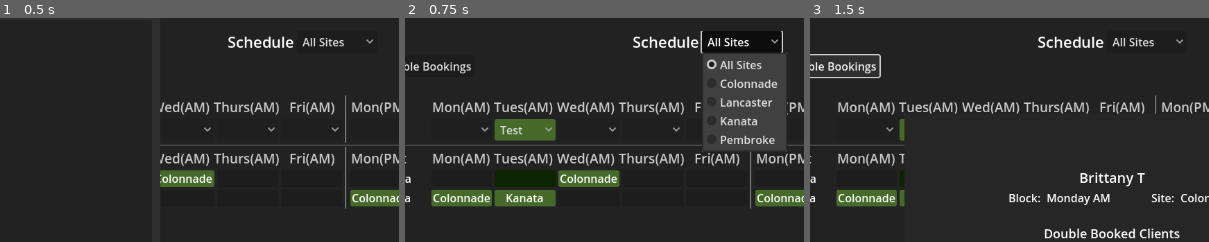
Above: before the commit, frames 1-3 (left to right).
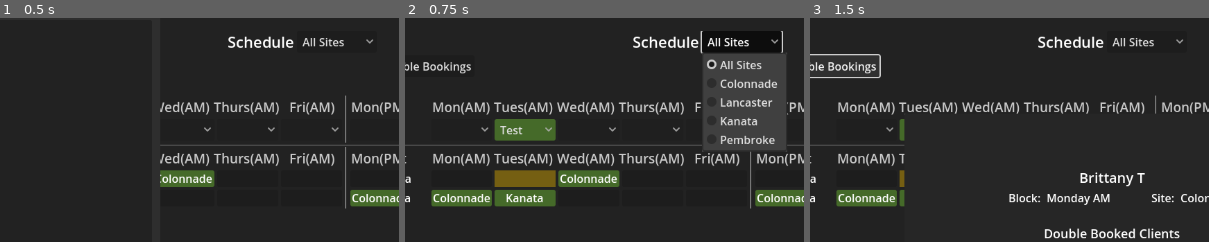
Above: after the commit, the same moments.

Repository: Nishi790/caseload_assigner
Game: Godot game, scene res://main_view.tscn
The game is run twice, just before and just after one commit, with the same random seed, the same clock (stepped at 60 frames per second) and the same inputs.
Inputs:
- Up to frame 1 (0.5 s): no input
- Up to frame 2 (0.75 s): click "All Sites" at 0.5 s
- Up to frame 3 (1.5 s): click "Check for Double Bookings" at 1.25 s
The pictures show only the part of the screen within x 12-62%, y 6-55%; the shares and areas given below are measured in that part.

Frame 1 is identical in both runs. In frame 2, 1.2% of the frame differs, in the area x 22-38%, y 67-76%; in frame 3, 0.1%.
Error in both runs: Trying to assign value of type 'Nil' to a variable of type 'Dictionary'. (res://UI/double_booking_panel.gd:29)

Commit message:
Add list of therapists in available therapists summary

Diff:
--- a/UI/summary_page.tscn
+++ b/UI/summary_page.tscn
@@ -98,6 +98,7 @@
 
 [node name="MondayAM" type="Label" parent="Flags/OpenTherapistCounts/MondayAMPanel"]
 layout_mode = 2
+mouse_filter = 1
 horizontal_alignment = 1
 
 [node name="TuesdayAMPanel" type="PanelContainer" parent="Flags/OpenTherapistCounts"]
@@ -106,6 +107,7 @@
 
 [node name="TuesdayAM" type="Label" parent="Flags/OpenTherapistCounts/TuesdayAMPanel"]
 layout_mode = 2
+mouse_filter = 1
 horizontal_alignment = 1
 
 [node name="WednesdayAMPanel" type="PanelContainer" parent="Flags/OpenTherapistCounts"]
@@ -114,6 +116,7 @@
 
 [node name="WednesdayAM" type="Label" parent="Flags/OpenTherapistCounts/WednesdayAMPanel"]
 layout_mode = 2
+mouse_filter = 1
 horizontal_alignment = 1
 
 [node name="ThursdayAMPanel" type="PanelContainer" parent="Flags/OpenTherapistCounts"]
@@ -122,6 +125,7 @@
 
 [node name="ThursdayAM" type="Label" parent="Flags/OpenTherapistCounts/ThursdayAMPanel"]
 layout_mode = 2
+mouse_filter = 1
 horizontal_alignment = 1
 
 [node name="FridayAMPanel" type="PanelContainer" parent="Flags/OpenTherapistCounts"]
@@ -130,6 +134,7 @@
 
 [node name="FridayAM" type="Label" parent="Flags/OpenTherapistCounts/FridayAMPanel"]
 layout_mode = 2
+mouse_filter = 1
 horizontal_alignment = 1
 
 [node name="AfternoonLabel" type="PanelContainer" parent="Flags/OpenTherapistCounts"]
@@ -146,6 +151,7 @@
 
 [node name="MondayPM" type="Label" parent="Flags/OpenTherapistCounts/MondayPMPanel"]
 layout_mode = 2
+mouse_filter = 1
 horizontal_alignment = 1
 
 [node name="TuesdayPMPanel" type="PanelContainer" parent="Flags/OpenTherapistCounts"]
@@ -154,6 +160,7 @@
 
 [node name="TuesdayPM" type="Label" parent="Flags/OpenTherapistCounts/TuesdayPMPanel"]
 layout_mode = 2
+mouse_filter = 1
 horizontal_alignment = 1
 
 [node name="WednesdayPMPanel" type="PanelContainer" parent="Flags/OpenTherapistCounts"]
@@ -162,6 +169,7 @@
 
 [node name="WednesdayPM" type="Label" parent="Flags/OpenTherapistCounts/WednesdayPMPanel"]
 layout_mode = 2
+mouse_filter = 1
 horizontal_alignment = 1
 
 [node name="ThursdayPMPanel" type="PanelContainer" parent="Flags/OpenTherapistCounts"]
@@ -170,6 +178,7 @@
 
 [node name="ThursdayPM" type="Label" parent="Flags/OpenTherapistCounts/ThursdayPMPanel"]
 layout_mode = 2
+mouse_filter = 1
 horizontal_alignment = 1
 
 [node name="FridayPMPanel" type="PanelContainer" parent="Flags/OpenTherapistCounts"]
@@ -178,6 +187,7 @@
 
 [node name="FridayPM" type="Label" parent="Flags/OpenTherapistCounts/FridayPMPanel"]
 layout_mode = 2
+mouse_filter = 1
 text = "1"
 horizontal_alignment = 1
 
--- a/UI/summary_section.gd
+++ b/UI/summary_section.gd
@@ -40,6 +40,17 @@
 var labels: Array[Label]
 var unfilled_entries: Array[UnfilledClientDisplay]
 var request_entries: Array[RequestedSlotDisplay]
+
+var mon_am_thx_list: Array[String]
+var mon_pm_thx_list: Array[String]
+var tues_am_thx_list: Array[String]
+var tues_pm_thx_list: Array[String]
+var wed_am_thx_list: Array[String]
+var wed_pm_thx_list: Array[String]
+var thurs_am_thx_list: Array[String]
+var thurs_pm_thx_list: Array[String]
+var fri_am_thx_list: Array[String]
+var fri_pm_thx_list: Array[String]
 
 var site: Schedule.Site
 
@@ -78,10 +89,10 @@
 	CaseloadData.alphabetize_lists()
 	for thx: Therapist in CaseloadData.alphabetical_staff:
 		for block: Schedule.Block in thx.admin_blocks:
-			if site != Schedule.Site.ALL_SITES and thx.work_schedule[block] == site:
-				increment_block_count(block)
-			elif site == Schedule.Site.ALL_SITES:
-				increment_block_count(block)
+			if site == Schedule.Site.ALL_SITES:
+				increment_block_count(block, thx.therapist_name)
+			elif thx.work_schedule[block] == site:
+				increment_block_count(block, thx.therapist_name)
 			else:
 				continue
 
@@ -176,15 +187,25 @@
 
 func refresh_display() -> void:
 	mon_am_count = 0
+	mon_am_thx_list.clear()
 	tues_am_count = 0
+	tues_am_thx_list.clear()
 	wed_am_count = 0
+	wed_am_thx_list.clear()
 	thurs_am_count = 0
+	thurs_am_thx_list.clear()
 	fri_am_count = 0
+	fri_am_thx_list.clear()
 	mon_pm_count = 0
+	mon_pm_thx_list.clear()
 	tues_pm_count = 0
+	tues_pm_thx_list.clear()
 	wed_pm_count = 0
+	wed_pm_thx_list.clear()
 	thurs_pm_count = 0
+	thurs_pm_thx_list.clear()
 	fri_pm_count = 0
+	fri_pm_thx_list.clear()
 
 	for entry: UnfilledClientDisplay in unfilled_entries:
 		entry.queue_free()
@@ -293,43 +314,63 @@
 
 func _set_summary_labels() -> void:
 	avail_mon_am_label.set_text(str(mon_am_count))
+	avail_mon_am_label.tooltip_text = "\n".join(mon_am_thx_list)
 	avail_mon_pm_label.set_text(str(mon_pm_count))
+	avail_mon_pm_label.tooltip_text = "\n".join(mon_pm_thx_list)
 
 	avail_tues_am_label.set_text(str(tues_am_count))
+	avail_tues_am_label.tooltip_text = "\n".join(tues_am_thx_list)
 	avail_tues_pm_label.set_text(str(tues_pm_count))
+	avail_tues_pm_label.tooltip_text = "\n".join(tues_pm_thx_list)
 
 	avail_wed_am_label.set_text(str(wed_am_count))
+	avail_wed_am_label.tooltip_text = "\n".join(wed_am_thx_list)
 	avail_wed_pm_label.set_text(str(wed_pm_count))
+	avail_wed_pm_label.tooltip_text = "\n".join(wed_pm_thx_list)
 
 	avail_thurs_am_label.set_text(str(thurs_am_count))
+	avail_thurs_am_label.tooltip_text = "\n".join(thurs_am_thx_list)
 	avail_thurs_pm_label.set_text(str(thurs_pm_count))
+	avail_thurs_pm_label.tooltip_text = "\n".join(thurs_pm_thx_list)
 
 	avail_fri_am_label.set_text(str(fri_am_count))
+	avail_fri_am_label.tooltip_text = "\n".join(fri_am_thx_list)
 	avail_fri_pm_label.set_text(str(fri_pm_count))
-
-
-func increment_block_count(block: Schedule.Block) -> void:
+	avail_fri_pm_label.tooltip_text = "\n".join(fri_pm_thx_list)
+
+
+func increment_block_count(block: Schedule.Block, thx_name: String) -> void:
 	match block:
 		Schedule.Block.MONDAY_AM:
 			mon_am_count += 1
+			mon_am_thx_list.append(thx_name)
 		Schedule.Block.MONDAY_PM:
 			mon_pm_count += 1
+			mon_pm_thx_list.append(thx_name)
 		Schedule.Block.TUESDAY_AM:
 			tues_am_count += 1
+			tues_am_thx_list.append(thx_name)
 		Schedule.Block.TUESDAY_PM:
 			tues_pm_count += 1
+			tues_pm_thx_list.append(thx_name)
 		Schedule.Block.WEDNESDAY_AM:
 			wed_am_count += 1
+			wed_am_thx_list.append(thx_name)
 		Schedule.Block.WEDNESDAY_PM:
 			wed_pm_count += 1
+			wed_pm_thx_list.append(thx_name)
 		Schedule.Block.THURSDAY_AM:
 			thurs_am_count += 1
+			thurs_am_thx_list.append(thx_name)
 		Schedule.Block.THURSDAY_PM:
 			thurs_pm_count += 1
+			thurs_pm_thx_list.append(thx_name)
 		Schedule.Block.FRIDAY_AM:
 			fri_am_count += 1
+			fri_am_thx_list.append(thx_name)
 		Schedule.Block.FRIDAY_PM:
 			fri_pm_count += 1
+			fri_pm_thx_list.append(thx_name)
 
 
 func propagate_color_change(index: int, container: Container, first_one_dark: bool) -> void:
--- a/main_theme.tres
+++ b/main_theme.tres
@@ -43,7 +43,7 @@
 corner_radius_bottom_left = 3
 
 [sub_resource type="StyleBoxFlat" id="StyleBoxFlat_5p7ow"]
-bg_color = Color(0.0515243, 0.140883, 2.40654e-08, 1)
+bg_color = Color(0.460395, 0.371802, 0.0713454, 1)
 
 [sub_resource type="StyleBoxFlat" id="StyleBoxFlat_u4t6c"]
 bg_color = Color(0.774361, 0.315648, 0.311192, 1)
Not shown, changed: export_presets.cfg
